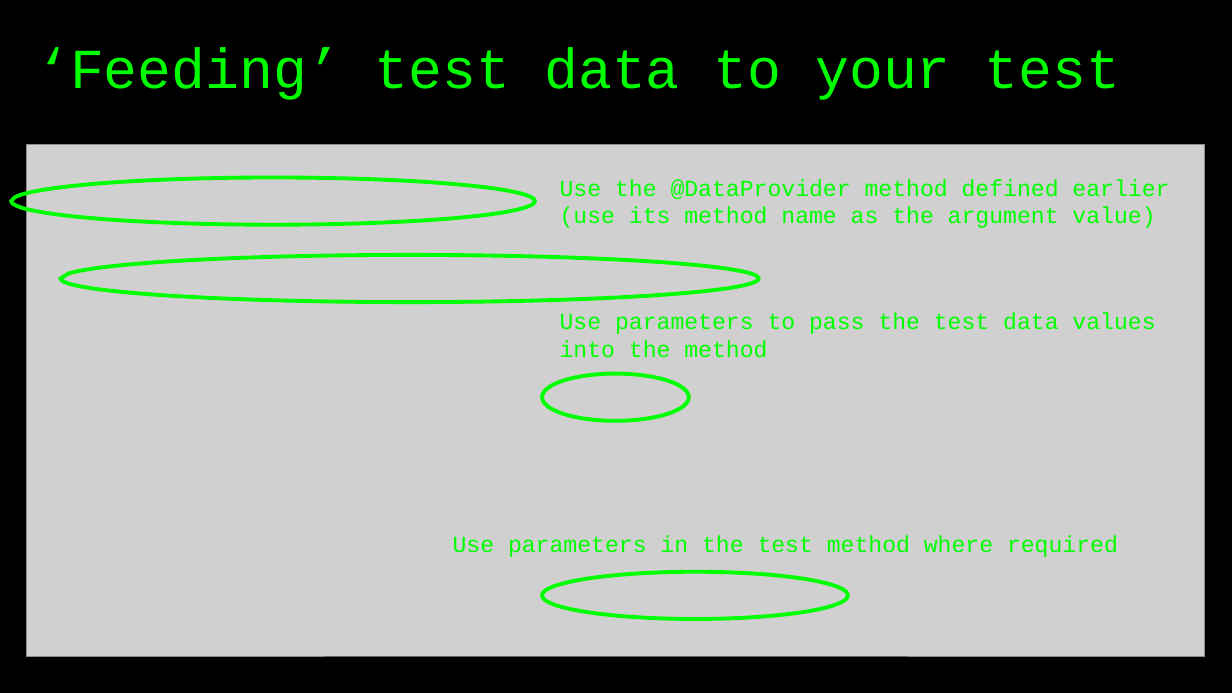
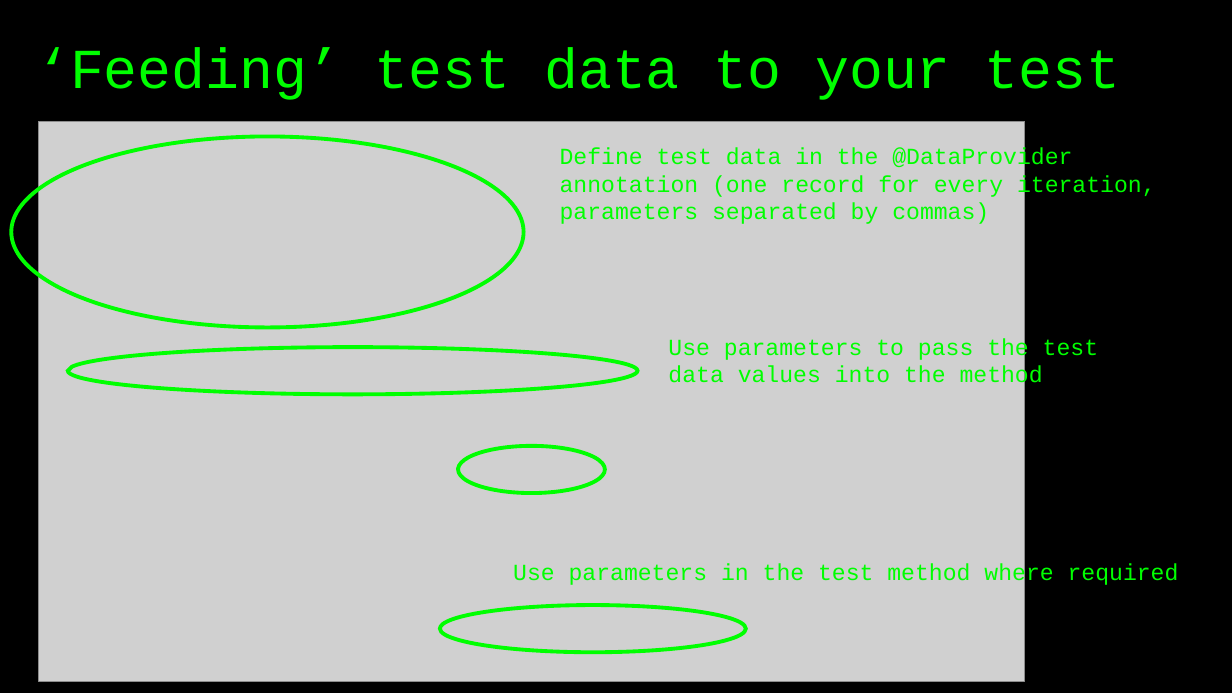
Before and after one commit to basdijkstra/rest-assured-workshop, a slide deck: slide 45 of RestAssuredWorkshop.odp (slide 46 before the commit). Drawn at 1232x693 pixels with LibreOffice and Linux fonts; fonts in the diff are those of the drawing; grey boxes stand for pictures. Boxes give left, top, right and bottom in pixels: in the first picture for what was removed or moved away, otherwise in the second. Text is boxed around its words. In the diff, an @@ line names an element or a change of style, - is before the commit and + after.

Commit message:
Update examples, exercises and answers to use more straightforwrd data driven testing

```diff
--- a/RestAssuredWorkshop.odp
+++ b/RestAssuredWorkshop.odp
@@ freeform shape: place and size @@
-freeform shape at box(11, 177, 535, 225)
+freeform shape at box(11, 137, 523, 328)
@@ picture: place and size @@
-picture at box(27, 144, 1205, 656)
+picture at box(38, 121, 1025, 681)
@@ text added at box(560, 147, 1156, 224), 18 pt, text #00FF00 @@
+Define test data in the @DataProvider annotation (one record for every iteration, parameters separated by commas)
@@ text removed at box(560, 179, 1169, 228) @@
-Use the @DataProvider method defined earlier (use its method name as the argument value)
@@ text "Use parameters to pass the ..." rewrapped from box(560, 313, 1155, 358) to box(668, 338, 1098, 390) @@
@@ freeform shape: place and size @@
-freeform shape at box(61, 255, 760, 302)
+freeform shape at box(67, 348, 638, 395)
@@ freeform shape: place and size @@
-freeform shape at box(543, 373, 689, 421)
+freeform shape at box(458, 446, 605, 494)
@@ text "Use parameters in the test ...": place and size @@
-text "Use parameters in the test ..." at box(453, 535, 1118, 557)
+text "Use parameters in the test ..." at box(513, 563, 1179, 587)
@@ freeform shape: place and size @@
-freeform shape at box(543, 572, 848, 619)
+freeform shape at box(440, 605, 746, 653)
```
Also in this commit, not shown: 1 other slide changed, 1 slide removed, 5 other files.
